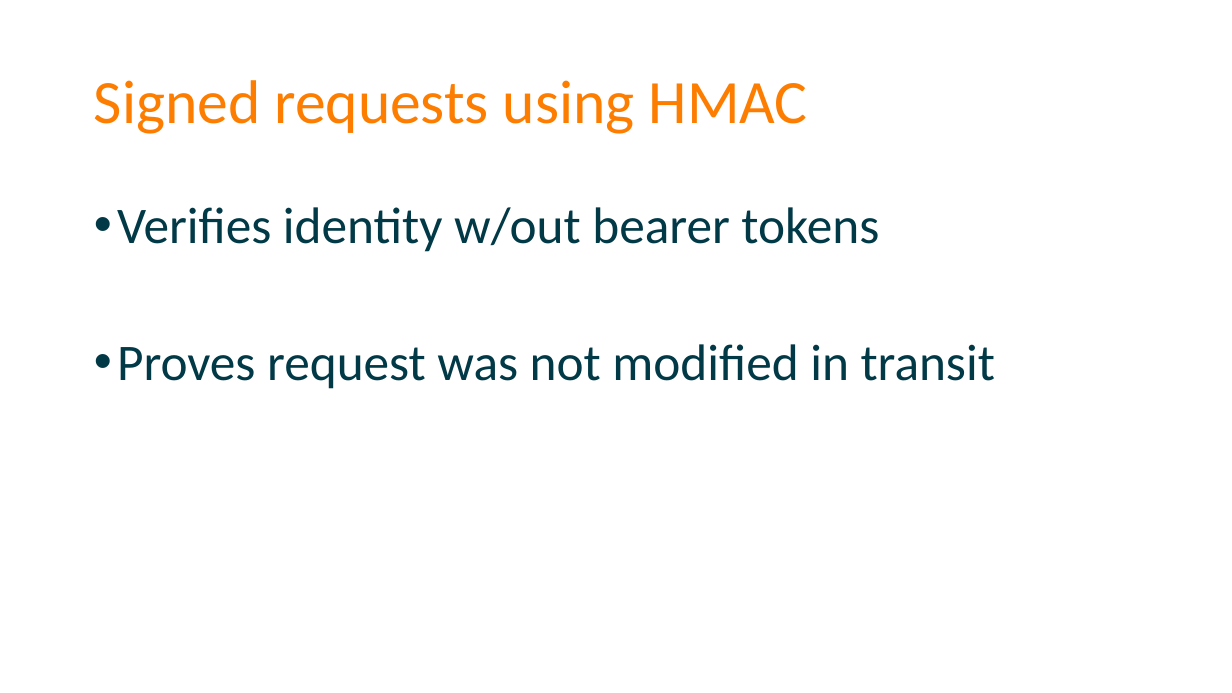
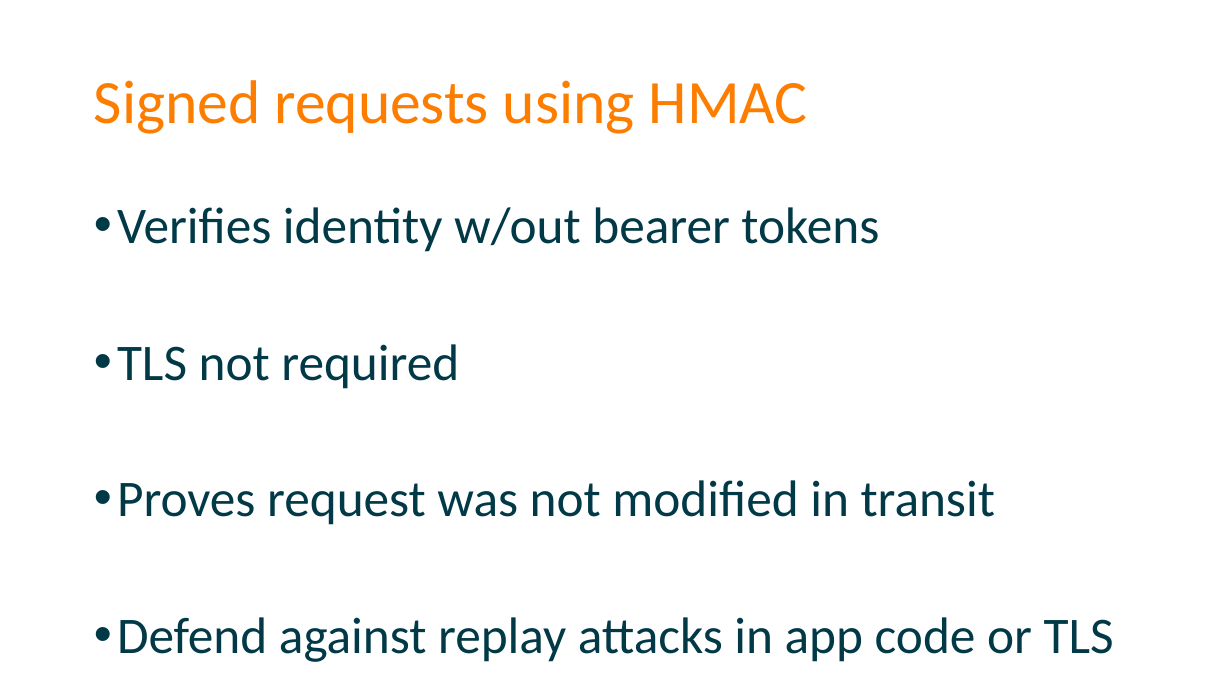
Before and after one commit to spetryjohnson/Securing-Your-API-Endpoints---StirTrek-2016, a slide deck: slide 33 of Securing Your API Endpoints - CodeMash 2016.pptx. Drawn at 1232x693 pixels with LibreOffice and Linux fonts; fonts in the diff are those of the drawing. Boxes give left, top, right and bottom in pixels: in the first picture for what was removed or moved away, otherwise in the second. Text is boxed around its words. In the diff, an @@ line names an element or a change of style, - is before the commit and + after.

```diff
--- a/Securing Your API Endpoints - CodeMash 2016.pptx
+++ b/Securing Your API Endpoints - CodeMash 2016.pptx
@@ text at (117, 344, 459, 389): paragraph added @@
+• TLS not required
@@ text at (117, 617, 1114, 662): paragraph added @@
+• Defend against replay attacks in app code or TLS
```
Also in this commit, not shown: 1 other slide changed, 2 other files.
